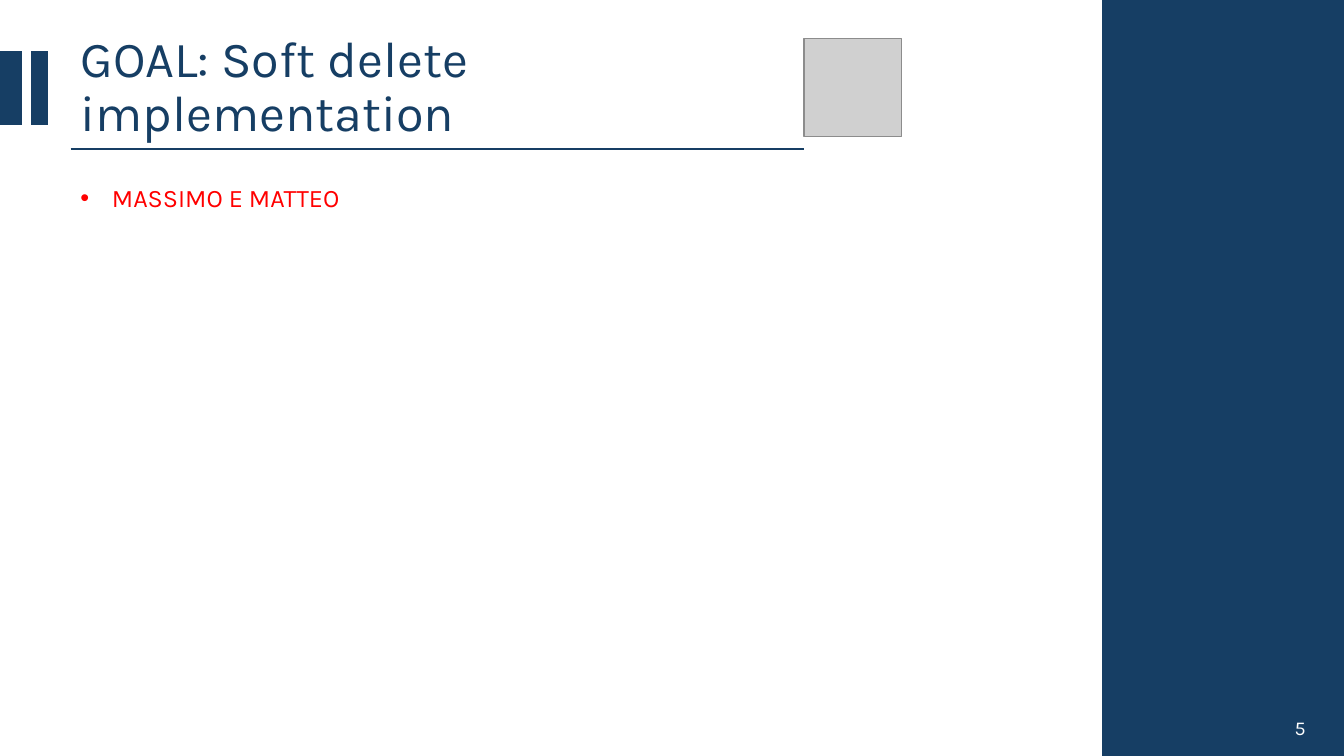
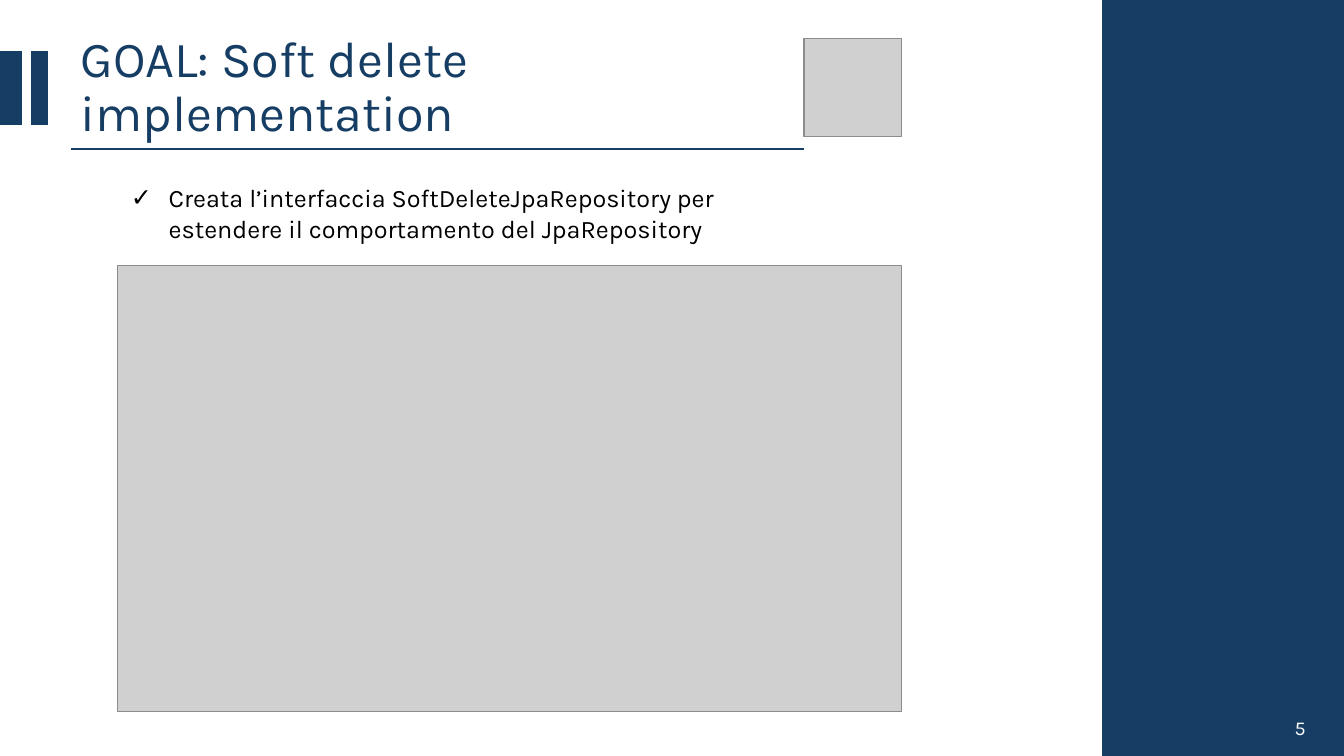
Before and after one commit to CSW-Teams/MS3-docs, a slide deck: slide 15 of ShiftsHappen/Sprint 3/CSW Sprint 3.pptx (slide 12 before the commit). Drawn at 1344x756 pixels with LibreOffice and Linux fonts; fonts in the diff are those of the drawing; grey boxes stand for pictures. Boxes give left, top, right and bottom in pixels: in the first picture for what was removed or moved away, otherwise in the second. Text is boxed around its words. In the diff, an @@ line names an element or a change of style, - is before the commit and + after.

```diff
--- a/ShiftsHappen/Sprint 3/CSW Sprint 3.pptx
+++ b/ShiftsHappen/Sprint 3/CSW Sprint 3.pptx
@@ text at (x1=169, y1=189, x2=714, y2=244): text changed; text colour #FF0000 to #000000 @@
-• MASSIMO E MATTEO
+  ✓ Creata l’interfaccia SoftDeleteJpaRepository per estendere il comportamento del JpaRepository
@@ picture added at (x1=118, y1=265, x2=902, y2=712) @@
```
Also in this commit, not shown: 1 other slide changed, 4 slides added.
